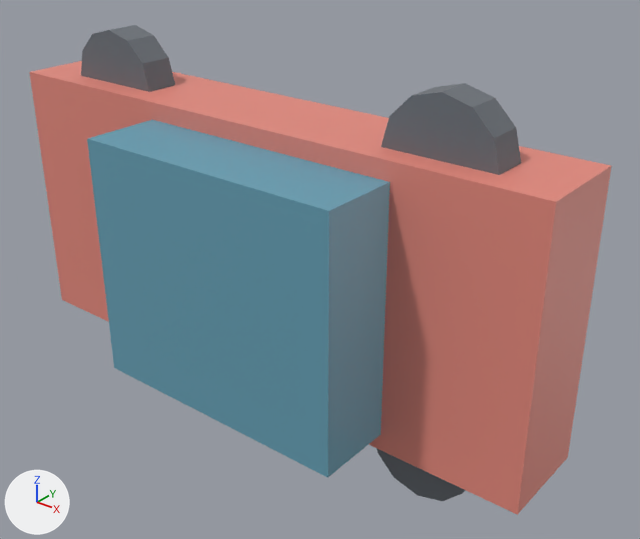
The glTF model public/models/city-pack/car_red.glb: old version first, new version second.
Rendered twice from a 50 mm lens placed at (3.86, -4.57, 2.63), pointed at (0.4, -0.24, -0.05). The axes (+X, +Y, +Z) are drawn at lower left. The lights are the same throughout. The picture after the commit comes second. Where no turn or scale is listed for an object, it has been applied to the vertices.

The older version as bpy lines, for what is in view:
```python
me_g0 = bpy.data.meshes.new('g0')
me_g0.from_pydata(...)  # a box spanning x -2.2..2.2, y -0.6..0.1, z -1.0..1.0
me_g0.materials.append(mat_defaultmaterial)
me_g1 = bpy.data.meshes.new('g1')
me_g1.from_pydata(...)  # a box spanning x -0.8..1.2, y -1.16..-0.56, z -0.88..0.88
me_g1.materials.append(mat_defaultmaterial_001)
me_g3 = bpy.data.meshes.new('g3')
me_g3.from_pydata(...)  # a 12-sided cylinder along y spanning x -1.79..-1.01, y -0.425..-0.175, z 0.61..1.39
me_g3.materials.append(mat_defaultmaterial_003)
me_g4 = bpy.data.meshes.new('g4')
me_g4.from_pydata(...)  # a 12-sided cylinder along y spanning x 1.01..1.79, y -0.425..-0.175, z -1.39..-0.61
me_g4.materials.append(mat_defaultmaterial_004)
me_g5 = bpy.data.meshes.new('g5')
me_g5.from_pydata(...)  # a 12-sided cylinder along y spanning x 1.01..1.79, y -0.425..-0.175, z 0.61..1.39
me_g5.materials.append(mat_defaultmaterial_005)
ob_g0 = bpy.data.objects.new('g0', me_g0)
ob_g0.location = (0.0, 0.0, 0.0)
ob_g1 = bpy.data.objects.new('g1', me_g1)
ob_g1.location = (0.0, 0.0, 0.0)
ob_g3 = bpy.data.objects.new('g3', me_g3)
ob_g3.location = (0.0, 0.0, 0.0)
ob_g4 = bpy.data.objects.new('g4', me_g4)
ob_g4.location = (0.0, 0.0, 0.0)
ob_g5 = bpy.data.objects.new('g5', me_g5)
ob_g5.location = (0.0, 0.0, 0.0)
```
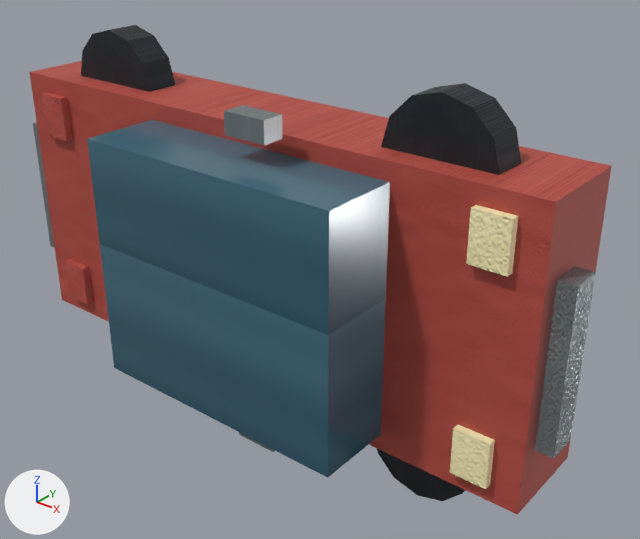
What differs and where, as boxes [x1, y1, x2, y2] in the pictures (640 x 539 px):
'g1', recoloured (cyan to blue)
    both: [87, 120, 390, 478]
'blackmetal', added
    after: [81, 25, 521, 501]
'steel', added
    after: [33, 105, 596, 459]
'g5', deleted
    before: [381, 83, 521, 175]
'lamp', added (beige)
    after: [450, 205, 518, 489]
'g3', deleted
    before: [81, 25, 175, 92]
'g4', deleted
    before: [377, 449, 465, 501]
part 2 of me_g0, added (red)
    after: [64, 259, 93, 304]
part 3 of me_g0, added (red)
    after: [41, 92, 72, 141]
part 4 of me_g0, recoloured (brown to red)
    both: [30, 61, 612, 515]

Patch to the scene script:
```diff
--- a/public/models/city-pack/car_red.glb.py
+++ b/public/models/city-pack/car_red.glb.py
@@ mat_redpaint @@
+mat_redpaint = bpy.data.materials.new('redpaint')
+# uses the picture img_redpaint_base_0b1c61e5c760_png
+# uses the picture img_redpaint_metal_rough_d7d25b9a8562_png
+# uses the picture img_redpaint_normal_a5990724cc20_png
@@ mat_darkglass @@
+mat_darkglass = bpy.data.materials.new('darkglass')
+# uses the picture img_darkglass_base_2814414fd31b_png
+# uses the picture img_darkglass_metal_rough_309cfb50b57f_png
+# uses the picture img_darkglass_normal_9da807f8f51a_png
@@ mat_blackmetal @@
+mat_blackmetal = bpy.data.materials.new('blackmetal')
+# uses the picture img_blackmetal_base_0a032bb13c3e_png
+# uses the picture img_blackmetal_metal_rough_4ed81abd9530_png
+# uses the picture img_blackmetal_normal_b1c48d19b4ac_png
@@ mat_steel @@
+mat_steel = bpy.data.materials.new('steel')
+# uses the picture img_steel_base_736cd9371f6f_png
+# uses the picture img_steel_metal_rough_928f8bcbe430_png
+# uses the picture img_steel_normal_589b96e45df2_png
@@ mat_lamp @@
+mat_lamp = bpy.data.materials.new('lamp')
+# uses the picture img_lamp_base_09298f8adf42_png
+# uses the picture img_lamp_metal_rough_68bbfafe364b_png
+# uses the picture img_lamp_normal_74605e2efeed_png
@@ me_g0 @@
-me_g0.from_pydata(...)  # 8 vertices, 12 faces; spans x -2.2..2.2, y -0.6..0.1, z -1.0..1.0
+me_g0.from_pydata(...)  # 40 vertices, 60 faces; spans x -2.2..2.2, y -0.65..0.1, z -1.0..1.0
+# me_g0 part 2: a new loose piece, a box spanning x -2.01..-1.75, y -0.65..-0.49, z -0.88..-0.55, in mat_redpaint
+# me_g0 part 3: a new loose piece, a box spanning x -2.01..-1.75, y -0.65..-0.49, z 0.55..0.88, in mat_redpaint
+# me_g0 part 4: 12 faces spanning x -2.2..2.2, y -0.6..0.1, z -1.0..1.0 switch from mat_defaultmaterial to mat_redpaint
+# other edits to the shape of me_g0 do not show in these pictures
@@ me_g1 @@
 me_g1.from_pydata(...)  # 8 vertices, 12 faces; spans x -0.8..1.2, y -1.16..-0.56, z -0.88..0.88
-me_g1.materials.append(mat_defaultmaterial_001)
+# me_g1 part 1: vertex colours changed
+me_g1.materials.append(mat_darkglass)
@@ ob_g3 @@
-ob_g3 = bpy.data.objects.new('g3', me_g3)
@@ ob_g4 @@
-ob_g4 = bpy.data.objects.new('g4', me_g4)
@@ ob_g5 @@
-ob_g5 = bpy.data.objects.new('g5', me_g5)
@@ ob_blackmetal @@
+ob_blackmetal = bpy.data.objects.new('blackmetal', me_blackmetal)  # a 12-sided cylinder along y spanning x -1.79..-1.01, y -0.42..-0.18, z -1.39..-0.61; a 12-sided cylinder along y spanning x -1.79..-1.01, y -0.42..-0.18, z 0.61..1.39; a 12-sided cylinder along y spanning x 1.01..1.79, y -0.42..-0.18, z -1.39..-0.61; a 12-sided cylinder along y spanning x 1.01..1.79, y -0.42..-0.18, z 0.61..1.39
+ob_blackmetal.location = (0.0, 0.0, 0.0)
@@ ob_steel @@
+ob_steel = bpy.data.objects.new('steel', me_steel)  # a box spanning x -2.06..-1.92, y -0.48..-0.28, z -0.81..0.81; a box spanning x 1.92..2.06, y -0.48..-0.28, z -0.81..0.81; a box spanning x 0.19..0.51, y -0.89..-0.73, z -1.17..-1.02; a box spanning x 0.19..0.51, y -0.89..-0.73, z 1.02..1.17; a box spanning x -2.35..-2.23, y -0.54..-0.32, z -0.55..0.55; a box spanning x 2.23..2.35, y -0.54..-0.32, z -0.55..0.55
+ob_steel.location = (0.0, 0.0, 0.0)
@@ ob_lamp @@
+ob_lamp = bpy.data.objects.new('lamp', me_lamp)  # a box spanning x 1.76..2.01, y -0.66..-0.48, z -0.88..-0.54; a box spanning x 1.76..2.01, y -0.66..-0.48, z 0.54..0.88
+ob_lamp.location = (0.0, 0.0, 0.0)
```
